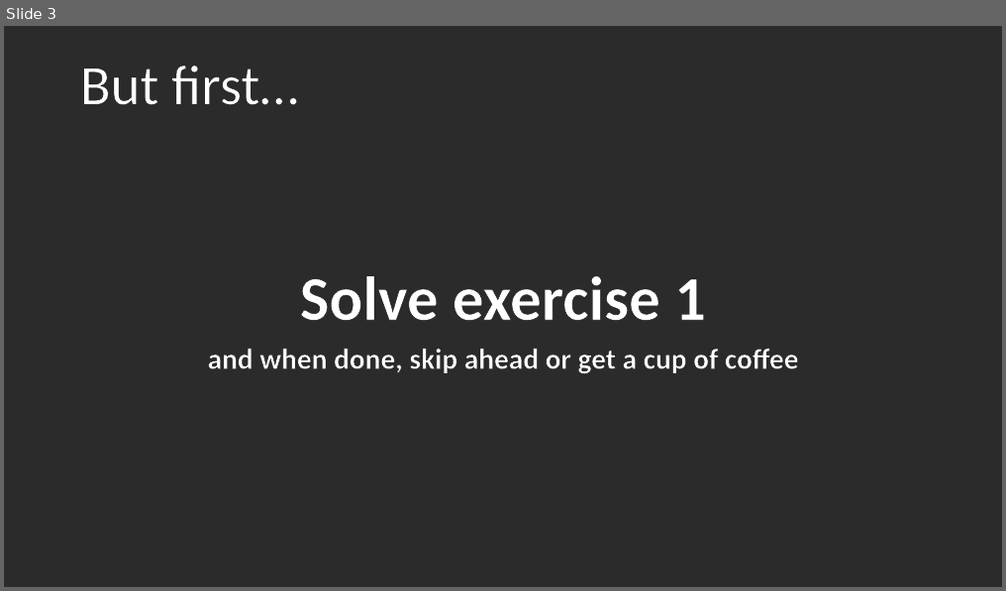
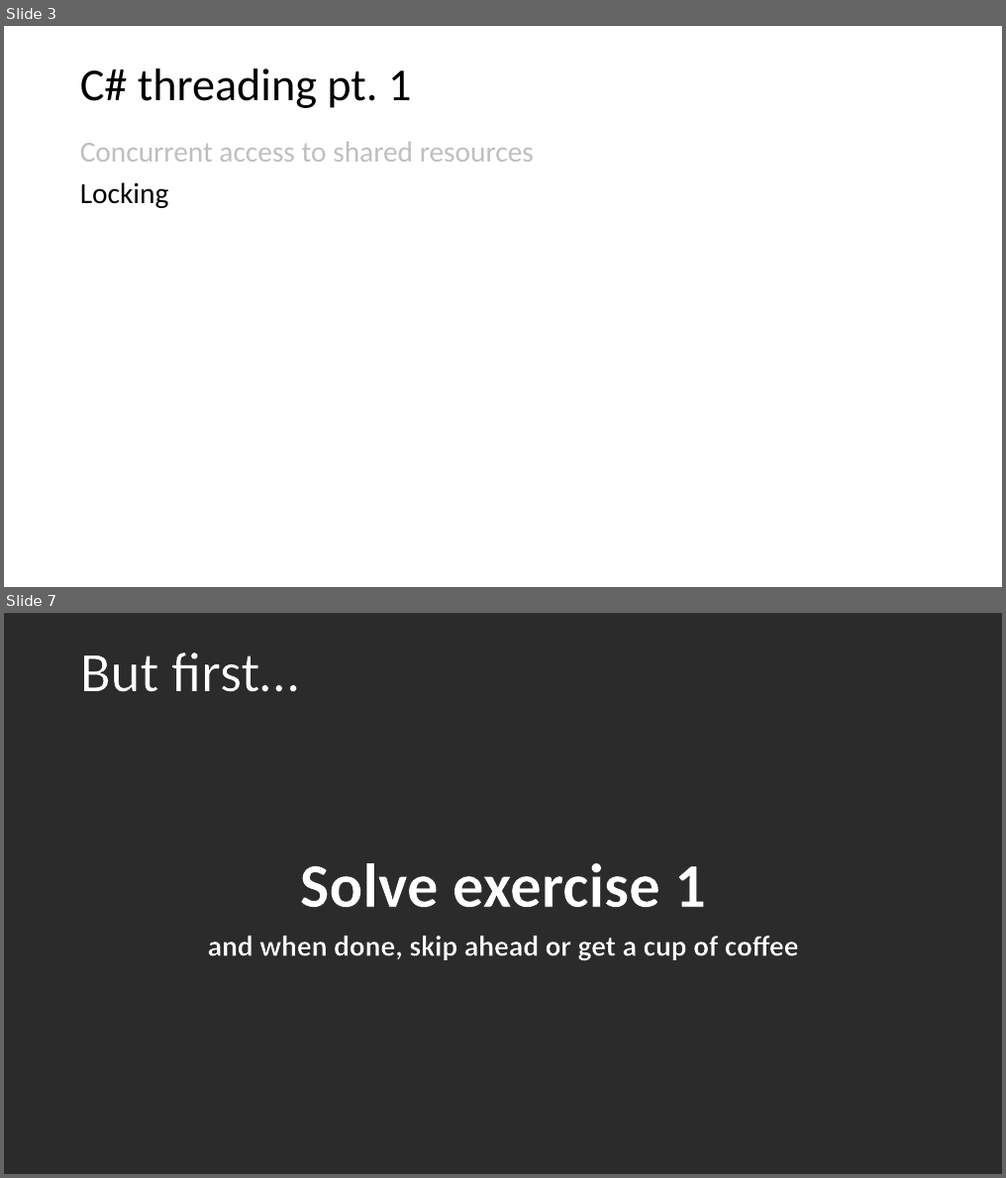
Before and after one commit to codesmurf/st3its3_teaching, a slide deck: 05 Thread Synchronization 1/Thread Synchronization.pptx. Shown one above the other, each under a label of ours: slide 3 before the commit, slides 3 and 7 after it; the slides between them are not shown. The pictures are 1006x591 and 1006x1178 pixels, drawn with LibreOffice and Linux fonts; fonts in the diff are those of the drawing; background and template pictures are left out; a plain dark background stands for a picture behind light text. Boxes give left, top, right and bottom in pixels: in the first picture for what was removed or moved away, otherwise in the second. Text is boxed around its words. In the diff, an @@ line names an element or a change of style, - is before the commit and + after.

Commit message:
Updates to Thread sync slides

```diff
--- a/05 Thread Synchronization 1/Thread Synchronization.pptx
+++ b/05 Thread Synchronization 1/Thread Synchronization.pptx
@@ slide 3 added at [4, 26, 1002, 587], background #FFFFFF @@
@@ title added at [80, 69, 411, 108], 44 pt, text #000000 @@
+C# threading pt. 1
@@ text added at [80, 142, 534, 208], 28 pt, text #BFBFBF @@
+Concurrent access to shared resources
+Locking
@@ what was slide 3 is now slide 7 @@
```
Also in this commit, not shown: 11 slides changed, 11 other slides added, 1 other file.
